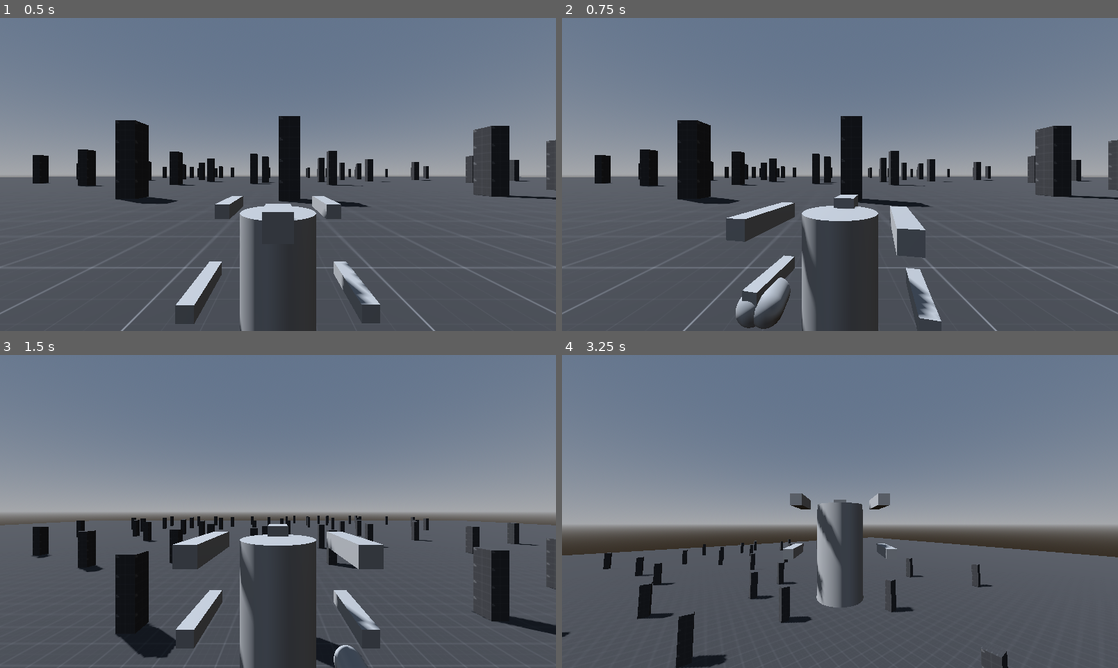
Above: before the commit, frames 1-4 (two rows, left to right).
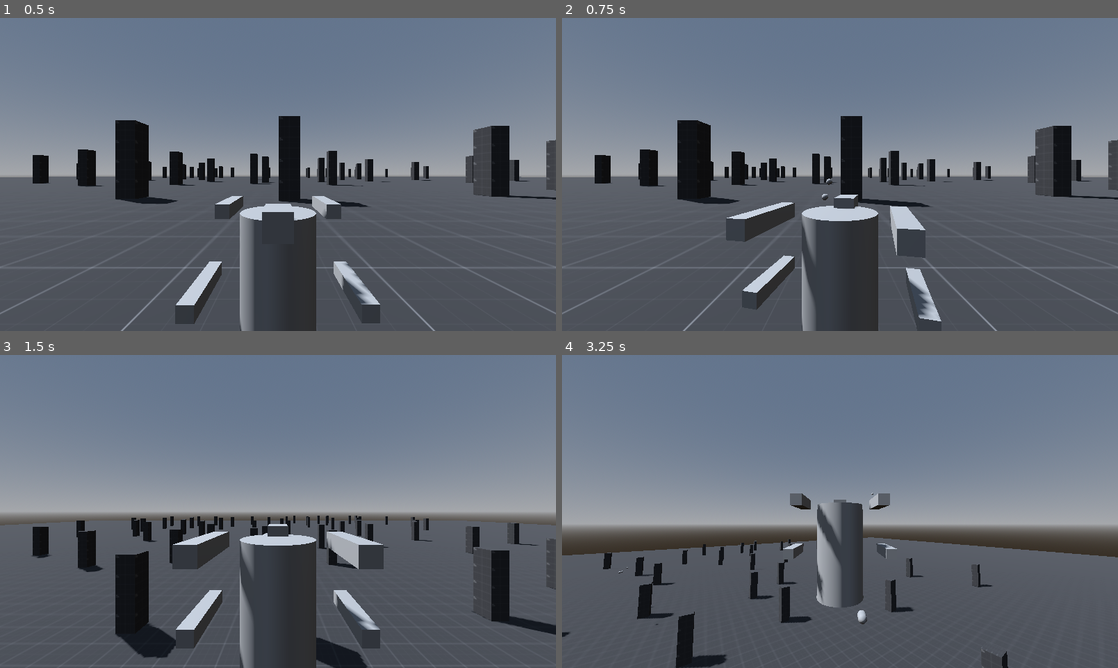
Above: after the commit, the same moments.

Repository: elecarno/ac-inspired
Game: Godot game, scene res://world.tscn
The game is run twice, just before and just after one commit, with the same random seed, the same clock (stepped at 60 frames per second) and the same inputs.
Inputs (mouse positions are in pixels of both pictures, inside the frame that each line leads up to):
- Up to frame 1 (0.5 s): no input
- Up to frame 2 (0.75 s): move the mouse to (962, 158) at 0.52 s; hold E (weapon_right_back) from 0.53 s (still down); hold Right mouse button (weapon_right_hand) from 0.53 s (still down)
- Up to frame 3 (1.5 s): tap Space (move_jump) at 0.77 s; move the mouse to (166, 527) at 1.27 s; release E (weapon_right_back) at 1.28 s; release Right mouse button (weapon_right_hand) at 1.28 s; hold Q (weapon_left_back) from 1.28 s (still down); click (166, 527) at 1.35 s
- Up to frame 4 (3.25 s): tap Space (move_jump) at 1.52, 3.02 s; right-click (728, 527) at 1.55 s; move the mouse to (851, 505) at 2.02 s; release Q (weapon_left_back) at 2.03 s; hold Right mouse button (weapon_right_hand) 2.03-2.78 s; hold W (move_forward) from 2.03 s (still down); tap Shift (move_boost) at 2.1 s; move the mouse to (834, 517) at 2.77 s; tap Tab (move_mode) at 2.85 s; right-click (834, 517) at 3.05 s

Frame 1 is identical in both runs. In frame 2, 0.7% of the frame differs, in the area x 31-49%, y 51-100%; in frame 3, 0.3%; in frame 4, less than 0.1%.

Commit message:
projectile firing

Diff:
--- a/bullet.tscn
+++ b/bullet.tscn
@@ -9,8 +9,7 @@
 radius = 0.2
 height = 0.7
 
-[node name="bullet" type="RigidBody3D" unique_id=1668008969]
-mass = 0.5
+[node name="bullet" type="Area3D" unique_id=1274387216]
 script = ExtResource("1_v7oki")
 
 [node name="col" type="CollisionShape3D" parent="." unique_id=863798930]
--- a/scripts/player_weapons.gd
+++ b/scripts/player_weapons.gd
@@ -8,10 +8,10 @@
 
 # REFERENCES -------------------------------------------------------------------
 @onready var barrel_right_hand: Node3D = $"../mesh/weapon_barrels/barrel_right-hand"
-@onready var barrel_left_hand: Node3D = $"../mesh/weapon_barrels/barrel_left-hand"
+@onready var barrel_left_hand:  Node3D = $"../mesh/weapon_barrels/barrel_left-hand"
 @onready var barrel_right_back: Node3D = $"../mesh/weapon_barrels/barrel_right-back"
-@onready var barrel_left_back: Node3D = $"../mesh/weapon_barrels/barrel_left-back"
-
+@onready var barrel_left_back:  Node3D = $"../mesh/weapon_barrels/barrel_left-back"
+@onready var cam: Camera3D = $"../cam_pivot/cam_arm/cam"
 
 # PRELOADS ---------------------------------------------------------------------
 @onready var prefab_bullet: PackedScene = preload("res://bullet.tscn")
@@ -30,9 +30,16 @@
 
 
 func fire_weapon(weapon_pos: WEAPON_POSITION):
-	var bullet_instance: RigidBody3D = prefab_bullet.instantiate()
-	bullet_instance.global_position = barrel_right_hand.global_position
-	#if weapon_pos == WEAPON_POSITION.RIGHT_HAND:
-		#bullet_instance.global_position = barrel_right_hand.global_position
+	var barrel: Node3D = barrel_right_hand
+	if weapon_pos == WEAPON_POSITION.LEFT_HAND:
+		barrel = barrel_left_hand
+	if weapon_pos == WEAPON_POSITION.RIGHT_BACK:
+		barrel = barrel_right_back
+	if weapon_pos == WEAPON_POSITION.LEFT_BACK:
+		barrel = barrel_left_back
+
+	var bullet_instance: Area3D = prefab_bullet.instantiate()
+	bullet_instance.position = barrel.global_position
+	bullet_instance.rotation = cam.global_rotation
 
 	get_parent().get_parent().add_child(bullet_instance)
--- a/scripts/proj_bullet.gd
+++ b/scripts/proj_bullet.gd
@@ -1,4 +1,9 @@
-extends RigidBody3D
+extends Area3D
 
+# EXPORTS ----------------------------------------------------------------------
+@export var speed: float = 50.0
+
+
+# CODE -------------------------------------------------------------------------
 func _process(delta: float) -> void:
-	pass
+	position += transform.basis * Vector3(0, 0, -speed) * delta
--- a/world.tscn
+++ b/world.tscn
@@ -2278,6 +2278,10 @@
 [node name="cam" type="Camera3D" parent="player/cam_pivot/cam_arm" unique_id=970756229]
 fov = 80.0
 
+[node name="raycast" type="RayCast3D" parent="player/cam_pivot/cam_arm/cam" unique_id=1447937743]
+transform = Transform3D(-1, 0, 8.742278e-08, 0, 1, 0, -8.742278e-08, 0, -1, 0, 0, 0)
+target_position = Vector3(0, 0, 1000)
+
 [node name="flight_delay" type="Timer" parent="player" unique_id=1870925902]
 wait_time = 0.5
 one_shot = true
